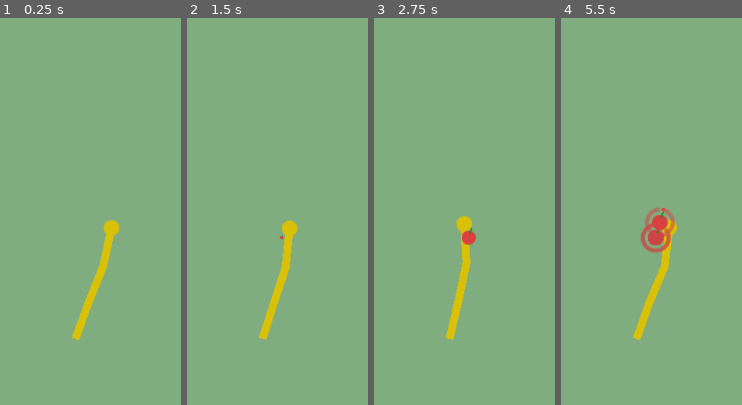
Above: before the commit, frames 1-4 (left to right).
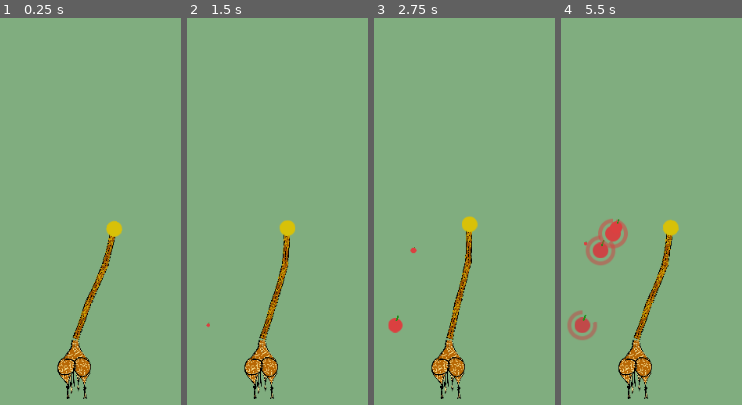
Above: after the commit, the same moments.

Repository: AnJ95/tectonicGiraffe
Game: Godot game, scene res://main/Main.tscn
Same seed, same stepped clock (60 frames per second), same inputs: the game is played once before the commit and once after it.
Inputs:
- Up to frame 1 (0.25 s): no input
- Up to frame 2 (1.5 s): tap W (key_0) at 0.6 s; tap A (key_1) at 1.35 s
- Up to frame 3 (2.75 s): tap D (key_2) at 2.1 s
- Up to frame 4 (5.5 s): tap one key every 0.75 s from 2.85 s: S (key_3) W (key_0) A (key_1) D (key_2)

The runs differ from the first frame. In frame 1, 3.1% of the frame differs, in the area x 31-68%, y 52-99%; in frame 2, 3.0%; in frame 3, 3.6%; in frame 4, 6.3%, in the area x 3-66%, y 48-99%.

Commit message:
"Added Sprites"

Diff:
--- a/neck/Giraffe.tscn
+++ b/neck/Giraffe.tscn
@@ -1,12 +1,17 @@
-[gd_scene load_steps=3 format=2]
+[gd_scene load_steps=4 format=2]
 
 [ext_resource path="res://neck/Giraffe.gd" type="Script" id=1]
 [ext_resource path="res://neck/Head.tscn" type="PackedScene" id=2]
+[ext_resource path="res://assets/sprites/giraffe.png" type="Texture" id=3]
 
 [node name="Giraffe" type="Node2D"]
-position = Vector2( 510, 500 )
 script = ExtResource( 1 )
 
 [node name="Neck" type="Node2D" parent="."]
 
 [node name="Head" parent="Neck" instance=ExtResource( 2 )]
+
+[node name="giraffe" type="Sprite" parent="."]
+position = Vector2( -2.59024, 17.9512 )
+scale = Vector2( 0.052, 0.052 )
+texture = ExtResource( 3 )
--- a/neck/Seg.gd
+++ b/neck/Seg.gd
@@ -73,6 +73,8 @@
     key = keys[randi()%keys.size()]
     key_to_action_map[key] = Action.Extend
     key_to_action_map[antagonist_keys[key]] = Action.Contract
+
+    print(key_to_action_map)
 ############################################
 # LIFE CYCLE
 func init(giraffe, show_start_anim=false):
@@ -152,31 +154,25 @@
 func randomize_properties():
     angle_initial = rand_range(-0.3, 0.3)
 
-    match randi() % 10:
-        # ANGLE
-        0: continue
-        1: continue
-        2: continue
-        3: continue
-        4: continue
-        5: continue
-        6:
-            angle_delta_left = rand_range(1.0, 2.2)
-            angle_delta_right = rand_range(1.0, 2.2)
-            angle_speed_left = rand_range(0.4, 0.7)
-            angle_speed_right = rand_range(0.4, 0.7)
-        # CRAZY ANGLE
-        7:
-            angle_delta_left = rand_range(PI, 2*PI)
-            angle_delta_right = rand_range(PI, 2*PI)
-            angle_speed_left = rand_range(0.8, 1.5)
-            angle_speed_right = rand_range(0.8, 1.5)
-        # EXTEND, CONTRACT
-        8: continue
-        9:
-            min_length = rand_range(length-25, length-15)
-            max_length = rand_range(length+15, length+25)
-            extend_contract_speed = rand_range(30, 60)
+    var r = randi() % 10
+
+    # NORMAL ANGLE
+    if r >= 0 and r <= 6:
+        angle_delta_left = rand_range(1.0, 2.2)
+        angle_delta_right = rand_range(1.0, 2.2)
+        angle_speed_left = rand_range(0.4, 0.7)
+        angle_speed_right = rand_range(0.4, 0.7)
+    # CRAZY ANGLE
+    if r == 7:
+        angle_delta_left = rand_range(PI, 2*PI)
+        angle_delta_right = rand_range(PI, 2*PI)
+        angle_speed_left = rand_range(0.8, 1.5)
+        angle_speed_right = rand_range(0.8, 1.5)
+    # EXTEND, CONTRACT
+    if r >= 8 and r <= 9:
+        min_length = rand_range(length-25, length-15)
+        max_length = rand_range(length+15, length+25)
+        extend_contract_speed = rand_range(30, 60)
 
     angle_wiggle_left = rand_range(0.05, 0.1)
     angle_wiggle_right = rand_range(0.05, 0.1)
--- a/neck/Seg.tscn
+++ b/neck/Seg.tscn
@@ -1,7 +1,8 @@
-[gd_scene load_steps=3 format=2]
+[gd_scene load_steps=4 format=2]
 
 [ext_resource path="res://assets/sprites/circle.png" type="Texture" id=1]
 [ext_resource path="res://neck/Seg.gd" type="Script" id=2]
+[ext_resource path="res://assets/sprites/neck.png" type="Texture" id=3]
 
 [node name="Seg" type="Node2D" groups=[
 "Seg",
@@ -12,16 +13,23 @@
 modulate = Color( 0.85098, 0.760784, 0.0352941, 1 )
 
 [node name="Circle" type="Sprite" parent="Visual"]
-position = Vector2( 0, -25 )
+visible = false
+position = Vector2( 0, -50 )
 scale = Vector2( 0.4, 0.4 )
 texture = ExtResource( 1 )
 
 [node name="Line" type="ColorRect" parent="Visual"]
+visible = false
 margin_left = -4.0
-margin_top = -25.0
+margin_top = -50.0
 margin_right = 4.0
 __meta__ = {
 "_edit_use_anchors_": false
 }
 
+[node name="Sprite" type="Sprite" parent="Visual"]
+position = Vector2( 0.0293427, -28.1247 )
+scale = Vector2( 0.0523331, 0.0712225 )
+texture = ExtResource( 3 )
+
 [node name="Tween" type="Tween" parent="."]
Binary file changed: assets/sprites/giraffe.png
Not shown, added: assets/sprites/giraffe.png.import
Binary file added: assets/sprites/neck.png
Not shown, added: assets/sprites/neck.png.import
